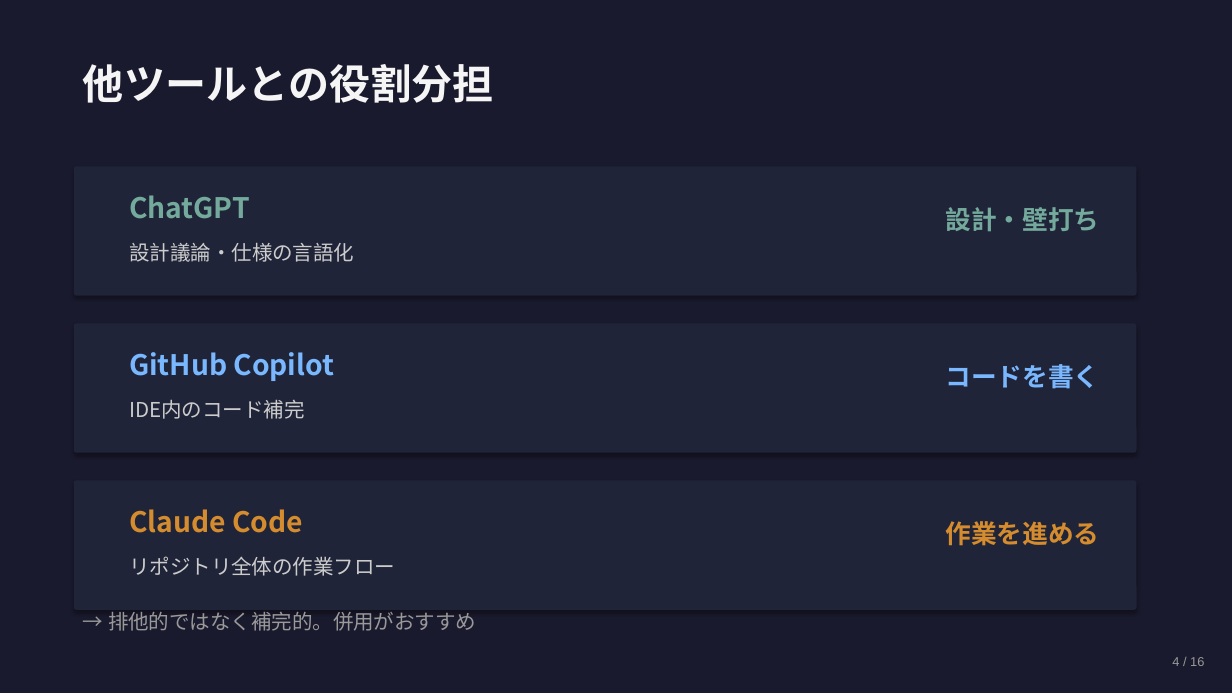
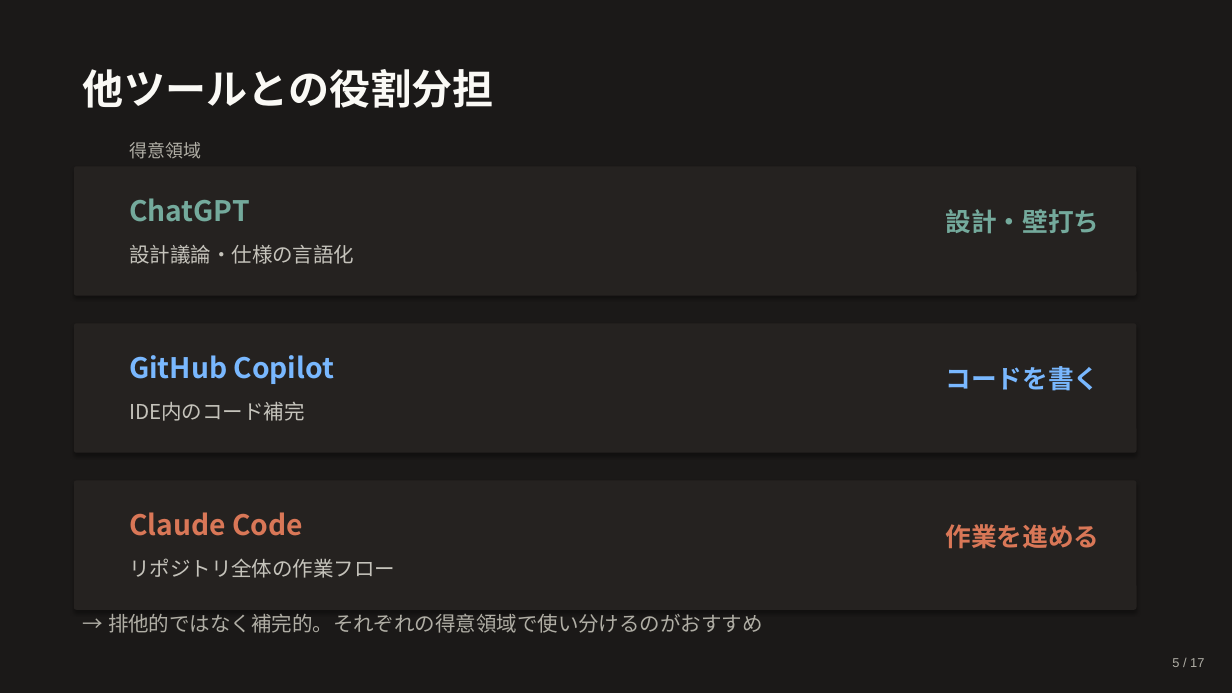
Before and after one commit to Ischca/zenn, a slide deck: slide 5 of slides/session1.pptx (slide 4 before the commit). Drawn at 1232x693 pixels with LibreOffice and Linux fonts; fonts in the diff are those of the drawing. Boxes give left, top, right and bottom in pixels: in the first picture for what was removed or moved away, otherwise in the second. Text is boxed around its words. In the diff, an @@ line names an element or a change of style, - is before the commit and + after.

```diff
--- a/slides/session1.pptx
+++ b/slides/session1.pptx
@@ background #1A1A2E to #1B1918 @@
@@ text "他ツールとの役割分担" at [83, 69, 493, 108]: text colour #F5F5F5 to #FAF9F5; line spacing 44.8pt to 48pt @@
@@ text added at [129, 142, 201, 159], 14 pt, text #B0AEA5 @@
+得意領域
@@ text "ChatGPT" at [129, 198, 250, 222]: line spacing 30.8pt to 33pt @@
@@ text "設計・壁打ち" at [945, 209, 1099, 234]: line spacing 28pt to 30pt @@
@@ text "GitHub Copilot" at [129, 355, 334, 384]: line spacing 30.8pt to 33pt @@
@@ text "コードを書く" at [945, 366, 1099, 391]: line spacing 28pt to 30pt @@
@@ fill #202438 to #252220 in 3 elements at [74, 166, 1137, 296], [74, 323, 1137, 453], [74, 481, 1137, 610] @@
@@ text "Claude Code" at [129, 512, 303, 536]: text colour #D48C2E to #D97757; line spacing 30.8pt to 33pt @@
@@ text "作業を進める" at [945, 524, 1099, 549]: text colour #D48C2E to #D97757; line spacing 28pt to 30pt @@
@@ text colour #CCCCCC to #C5C3BB; line spacing 22.4pt to 24pt in 3 elements at [129, 245, 354, 264], [129, 402, 304, 421], [129, 558, 395, 578] @@
@@ text at [108, 614, 763, 633]: text changed; text colour #999999 to #B0AEA5 @@
-→ 排他的ではなく補完的。併用がおすすめ
+→ 排他的ではなく補完的。それぞれの得意領域で使い分けるのがおすすめ
@@ text at [1172, 658, 1204, 667]: text changed; text colour #999999 to #B0AEA5 @@
-4 / 16
+5 / 17
```
Also in this commit, not shown: 15 other slides changed, 1 slide added, 1 other file.
